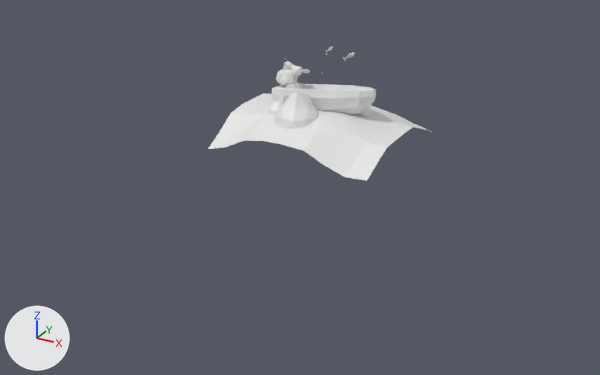
Renders of the Blender file 08_SUBSCENES/Elements/Tiny_boat/BoatMan_ScannerView.blend from each side of a commit.
The view is the same before and after, from a 50 mm lens placed at (31.8, -62.6, 23.5), pointed at (-0.9, -3.1, -6.3). Every picture has the same lights, and +X, +Y and +Z are marked at lower left.

Script lines for the objects in view, before the commit:
```python
me_cube_001 = bpy.data.meshes.new('Cube.001')
me_cube_001.from_pydata(...)  # 555 vertices, 872 faces; spans x -7.5..7.5, y -7.5..7.5, z -3.0..6.0
me_mesh_002 = bpy.data.meshes.new('mesh.002')
me_mesh_002.from_pydata(...)  # 1050 vertices, 945 faces; spans x -4.54..4.5, y -1.68..1.68, z 0.03..4.15
ob_all_render_scanner_noise = bpy.data.objects.new('All_render_Scanner_noise', me_mesh_002)
ob_all_render_scanner_noise.location = (0.0, 0.0, 0.0)
ob_all_render_scanner_noise.rotation_euler = (-0.115, -0.109, 0.0126)  # degrees (-6.6, -6.2, 0.7)
_m = ob_all_render_scanner_noise.modifiers.new('Solidify', 'SOLIDIFY')
_m.thickness = -0.33
_m.use_rim = False
ob_ground = bpy.data.objects.new('Ground', me_cube_001)
ob_ground.location = (0.0, 0.0, 0.0)
```
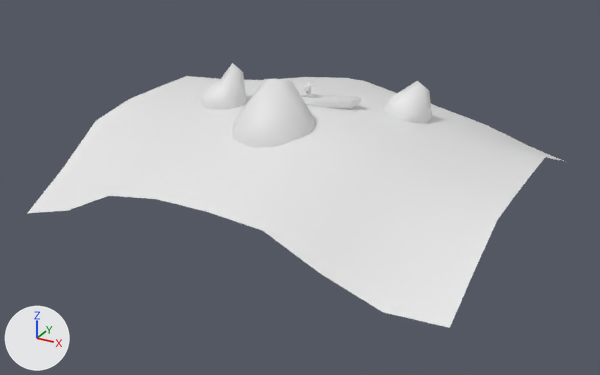
Where the change shows, as pixel boxes [x1, y1, x2, y2] in the pictures (600 x 375 px; the box of a moved part takes in the faces that stretch with it):
'Ground', reshaped (142% wider, 97% taller)
    before: [208, 47, 432, 181]
    after: [28, 63, 572, 328]
'All_render_Scanner_noise', deleted
    before: [272, 61, 376, 114]
part 1 of me_cube_001, moved or reshaped
    before: [208, 93, 432, 181]
    after: [28, 76, 566, 328]
part 2 of me_cube_001, moved or reshaped
    before: [360, 107, 370, 115]
    after: [384, 81, 432, 123]
part 3 of me_cube_001, moved or reshaped
    before: [268, 94, 288, 115]
    after: [201, 63, 247, 110]
part 4 of me_cube_001, moved or reshaped
    before: [275, 93, 318, 148]
    after: [232, 79, 315, 148]
part 5 of me_cube_001, deleted
    before: [285, 47, 355, 99]
part 6 of me_cube_001, added
    after: [301, 81, 361, 109]

What changed in the scene script:
```text
Change me_cube_001:
    used by ob_ground; location = (0.0, 0.0, 0.0)
    remove me_cube_001.from_pydata(...)  # 555 vertices, 872 faces; spans x -7.5..7.5, y -7.5..7.5, z -3.0..6.0
    add me_cube_001.from_pydata(...)  # 1257 vertices, 1249 faces; spans x -18.5..18.5, y -18.5..18.5, z -8.0..4.8
    me_cube_001 part 1: the loose piece of 81 vertices spanning x -7.5..7.5, y -7.5..7.5, z -3.0..0.7 is scaled about its middle by 2.45, then moved by (0.0, 0.0, -2.3)
    me_cube_001 part 2: the loose piece of 42 vertices spanning x 2.1..3.7, y 0.1..1.8, z -0.9..1.1 is scaled about its middle by 2.46, then moved by (3.6, 2.1, 0.2)
    me_cube_001 part 3: the loose piece of 42 vertices spanning x -4.2..-2.4, y -3.7..-1.8, z -0.7..1.8 is scaled about its middle by 2.23, then moved by (-5.7, 0.0, 0.3)
    me_cube_001 part 4: the loose piece of 42 vertices spanning x -2.9..1.1, y -5.7..-1.5, z -2.3..2.6 is scaled about its middle by 1.77, then moved by (0.0, -3.9, 0.3)
    me_cube_001 part 5: 10 loose pieces with 348 vertices, spanning x -4.8..2.8, y -3.4..1.7, z 2.5..6.0, are deleted
    me_cube_001 part 6: 1050 vertices added at x -2.4..3.3, y -1.0..1.1, z 0.2..2.6
Remove ob_all_render_scanner_noise:
    ob_all_render_scanner_noise = bpy.data.objects.new('All_render_Scanner_noise', me_mesh_002)
    ob_all_render_scanner_noise.location = (0.0, 0.0, 0.0)
    ob_all_render_scanner_noise.rotation_euler = (-0.115, -0.109, 0.0126)  # degrees (-6.6, -6.2, 0.7)
    _m = ob_all_render_scanner_noise.modifiers.new('Solidify', 'SOLIDIFY')
    _m.thickness = -0.33
    _m.use_rim = False
```
